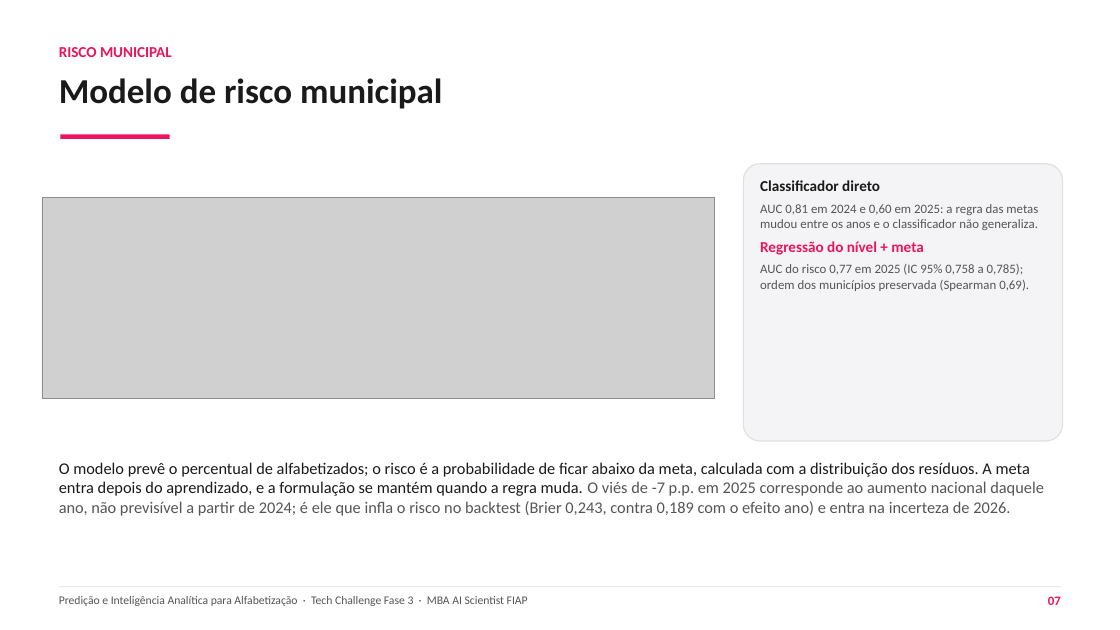
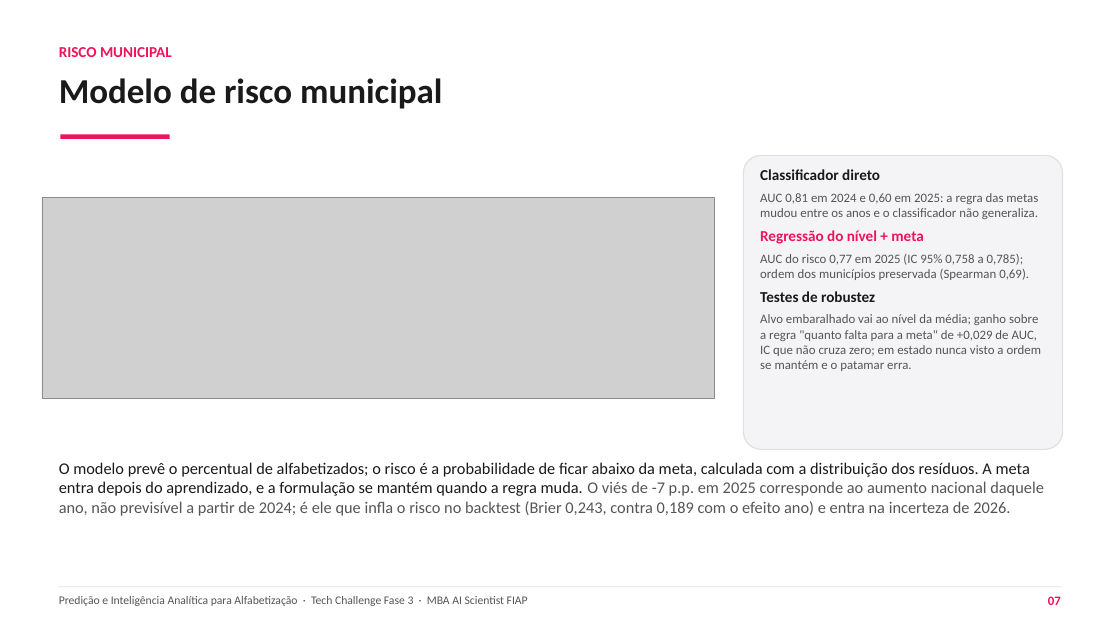
Before and after one commit to guillecosme/fiap-ai-scientist-tech-challenge-fase-03, a slide deck: slide 7 of reports/slides/RM372204 - Guilherme Cosme - Tech Challenge Fase 03.pptx. Drawn at 1120x630 pixels with LibreOffice and Linux fonts; fonts in the diff are those of the drawing; grey boxes stand for pictures. Boxes give left, top, right and bottom in pixels: in the first picture for what was removed or moved away, otherwise in the second. Text is boxed around its words. In the diff, an @@ line names an element or a change of style, - is before the commit and + after.

Commit message:
evidencias de robustez consolidadas na documentacao e no deck

```diff
--- a/reports/slides/RM372204 - Guilherme Cosme - Tech Challenge Fase 03.pptx
+++ b/reports/slides/RM372204 - Guilherme Cosme - Tech Challenge Fase 03.pptx
@@ rounded rectangle: place and size @@
-rounded rectangle at box(744, 164, 1063, 441)
+rounded rectangle at box(744, 155, 1063, 450)
@@ text "Classificador direto": place and size @@
-text "Classificador direto" at box(760, 180, 1038, 291)
+text "Classificador direto" at box(760, 169, 1041, 371)
@@ text at box(760, 291, 1041, 371): paragraphs added @@
+Testes de robustez
+Alvo embaralhado vai ao nível da média; ganho sobre a regra "quanto falta para a meta" de +0,029 de AUC, IC que não cruza zero; em estado nunca visto a ordem se mantém e o patamar erra.
```
Also in this commit, not shown: 1 other slide changed, 7 other files.
